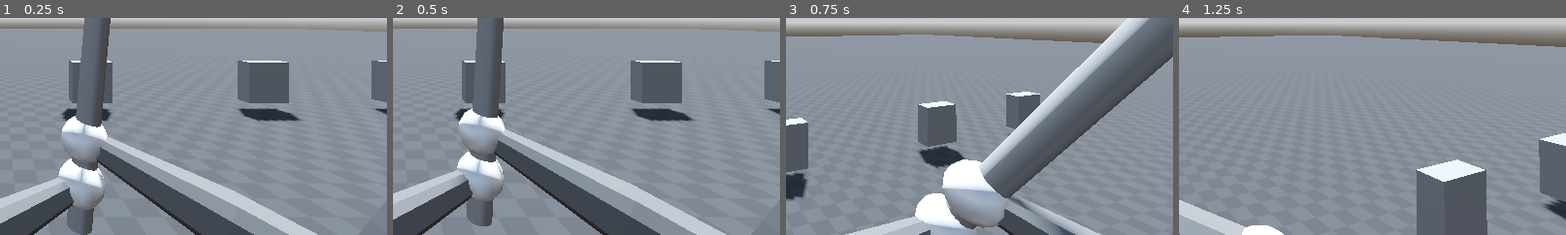
Above: before the commit, frames 1-4 (left to right).
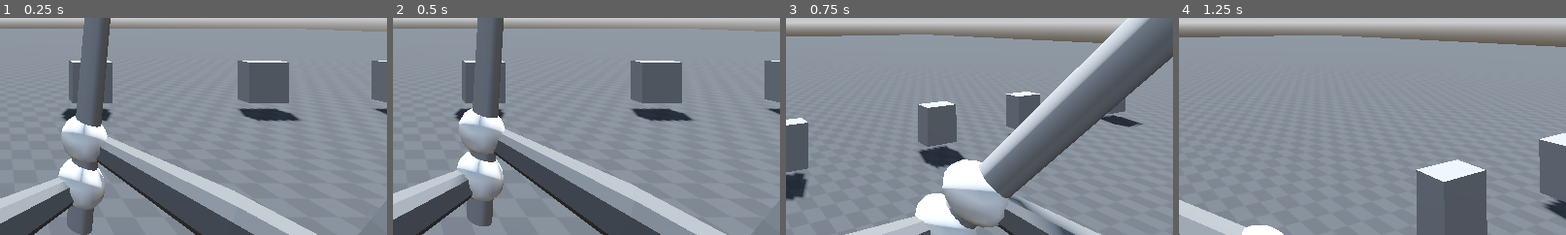
Above: after the commit, the same moments.

Repository: diegomel07/crewmate-simulator
Game: Godot game, scene res://scenes/first_person_demo.tscn
Two runs of this game, one before a commit and one after it. Both use one fixed random seed, a clock stepped at 60 frames per second and the inputs below. The project has no main scene, so this scene is started directly.
Inputs (mouse positions are % of the whole screen's width and height, from its top left):
- Up to frame 1 (0.25 s): no input
- Up to frame 2 (0.5 s): no input
- Up to frame 3 (0.75 s): tap Enter (ui_accept) at 0.5 s; move the mouse to (55, 50) at 0.52 s; hold W (move_forward) from 0.53 s (still down); tap E (interact) at 0.6 s; click (55, 50) at 0.67 s
- Up to frame 4 (1.25 s): keep holding W (move_forward); tap Enter (ui_accept) at 0.77 s
The pictures show only the part of the screen within x 50-100%, y 50-100%; the shares and areas given below are measured in that part.

Frames 1-2 are identical in both runs. In frame 3, 0.5% of the frame differs, in the area x 81-93%, y 37-51%; in frame 4, nothing differs.

Commit message:
memory minigame

Diff:
--- a/autoload/MinigameManager.gd
+++ b/autoload/MinigameManager.gd
@@ -13,6 +13,7 @@
 	"swipe_card":      preload("res://scenes/minigames/swipeCard/SwipeCardMinigame.tscn"),
 	"clear_asteroids": preload("res://scenes/minigames/clearAsteroid/ClearAsteroidsMinigame.tscn"),
 	"align_engine":    preload("res://scenes/minigames/alignLine/AlignLineMinigame.tscn"),
+	"memory":          preload("res://scenes/minigames/memory/MemoryMinigame.tscn")
 }
 
 var canvas_layer: CanvasLayer
--- a/scenes/first_person_demo.tscn
+++ b/scenes/first_person_demo.tscn
@@ -419,6 +419,10 @@
 transform = Transform3D(1, 0, 0, 0, 1, 0, 0, 0, 1, 8.483618, -0.055623412, -6.540879)
 task_id = "align_engine"
 
+[node name="TaskStation5" parent="." unique_id=1880788806 instance=ExtResource("3_mt36p")]
+transform = Transform3D(1, 0, 0, 0, 1, 0, 0, 0, 1, 11.924732, -0.055623412, -6.540879)
+task_id = "memory"
+
 [node name="AutomaticSlidingDoor" parent="." unique_id=1606330643 instance=ExtResource("4_81fyy")]
 
 [node name="MinimapLayer" parent="." unique_id=1355307307 instance=ExtResource("5_4nkb8")]
--- /dev/null
+++ b/scenes/minigames/memory/GridButton.gd
@@ -0,0 +1,53 @@
+# res://scenes/minigames/memory/GridButton.gd
+class_name GridButton
+extends Control
+
+signal button_pressed(index: int)
+
+@export var index: int = 0
+@export var interactive: bool = true   # false = solo visual, usado en DisplayGrid
+@export var idle_color: Color = Color(0.8, 0.8, 0.82)
+@export var highlight_color: Color = Color(0.25, 0.55, 0.95)
+
+@onready var art: Node = $ButtonArt   # TODO: tu arte acá (ColorRect / Sprite2D / TextureRect)
+
+var is_locked: bool = false   # true mientras se reproduce la secuencia (no se puede clickear)
+
+
+func _ready() -> void:
+	set_anchors_preset(Control.PRESET_TOP_LEFT)
+	custom_minimum_size = Vector2(70, 70)
+	size = custom_minimum_size
+
+	# si no es interactivo (mini-grilla de la pantalla), no bloqueamos clicks
+	# de nada porque no hace falta que reciba input
+	mouse_filter = Control.MOUSE_FILTER_STOP if interactive else Control.MOUSE_FILTER_IGNORE
+
+	if art is Control:
+		art.mouse_filter = Control.MOUSE_FILTER_IGNORE
+		art.set_anchors_preset(Control.PRESET_FULL_RECT)
+
+	set_highlighted(false)
+
+
+func set_highlighted(value: bool) -> void:
+	var color: Color = highlight_color if value else idle_color
+	if art is ColorRect:
+		art.color = color
+	elif art is CanvasItem:
+		art.modulate = color
+
+
+func flash(duration: float) -> void:
+	set_highlighted(true)
+	await get_tree().create_timer(duration, true, false, true).timeout   # timer que respeta pause
+	set_highlighted(false)
+
+
+func _gui_input(event: InputEvent) -> void:
+	if not interactive or is_locked:
+		return
+	if event is InputEventMouseButton:
+		var mb := event as InputEventMouseButton
+		if mb.pressed and mb.button_index == MOUSE_BUTTON_LEFT:
+			button_pressed.emit(index)
--- /dev/null
+++ b/scenes/minigames/memory/GridButton.tscn
@@ -0,0 +1,22 @@
+[gd_scene format=3 uid="uid://dnraklqinnxxs"]
+
+[ext_resource type="Script" uid="uid://uf21d8ke4as1" path="res://scenes/minigames/memory/GridButton.gd" id="1_rwibx"]
+
+[node name="GridButton" type="Control" unique_id=1846986431]
+layout_mode = 3
+anchor_right = 0.041
+anchor_bottom = 0.07300001
+offset_right = -0.23200226
+offset_bottom = -0.30400467
+grow_horizontal = 2
+grow_vertical = 2
+script = ExtResource("1_rwibx")
+
+[node name="ButtonArt" type="ColorRect" parent="." unique_id=1624719073]
+layout_mode = 1
+anchors_preset = 15
+anchor_right = 1.0
+anchor_bottom = 1.0
+grow_horizontal = 2
+grow_vertical = 2
+color = Color(0.46229059, 0.46229059, 0.46229059, 1)
--- /dev/null
+++ b/scenes/minigames/memory/LightIndicator.gd
@@ -0,0 +1,29 @@
+# res://scenes/minigames/memory/LightIndicator.gd
+class_name LightIndicator
+extends Control
+
+@export var off_color: Color = Color(0.35, 0.35, 0.35)
+@export var on_color: Color = Color(0.2, 0.9, 0.3)
+
+@onready var art: Node = $LightArt   # TODO: puede ser ColorRect o Sprite2D
+
+
+func _ready() -> void:
+	size_flags_horizontal = Control.SIZE_SHRINK_CENTER   # <- esto es lo que faltaba
+	size_flags_vertical = Control.SIZE_SHRINK_CENTER     # <- y esto
+	set_anchors_preset(Control.PRESET_TOP_LEFT)
+	custom_minimum_size = Vector2(24, 24)
+	size = custom_minimum_size
+
+	if art is Control:
+		art.set_anchors_preset(Control.PRESET_FULL_RECT)
+		art.mouse_filter = Control.MOUSE_FILTER_IGNORE
+
+	set_on(false)
+
+func set_on(value: bool) -> void:
+	var color: Color = on_color if value else off_color
+	if art is ColorRect:
+		art.color = color
+	elif art is CanvasItem:
+		art.modulate = color
--- /dev/null
+++ b/scenes/minigames/memory/LightIndicator.tscn
@@ -0,0 +1,20 @@
+[gd_scene format=3 uid="uid://bvrcqqp71eimh"]
+
+[ext_resource type="Script" uid="uid://dd7ji31gl7b3j" path="res://scenes/minigames/memory/LightIndicator.gd" id="1_s6qr3"]
+
+[node name="LightIndicator" type="Control" unique_id=405814387]
+layout_mode = 3
+anchor_right = 0.037
+anchor_bottom = 0.068
+offset_right = 0.37599945
+offset_bottom = -0.06400299
+script = ExtResource("1_s6qr3")
+
+[node name="LightArt" type="ColorRect" parent="." unique_id=1144159588]
+layout_mode = 1
+anchors_preset = 15
+anchor_right = 1.0
+anchor_bottom = 1.0
+grow_horizontal = 2
+grow_vertical = 2
+color = Color(1.405418e-05, 0.50955373, 0.8453198, 1)
--- /dev/null
+++ b/scenes/minigames/memory/MemoryMinigame.gd
@@ -0,0 +1,136 @@
+# res://scenes/minigames/memory/MemoryMinigame.gd
+class_name MemoryMinigame
+extends MinigameBase
+
+@export var grid_button_scene: PackedScene = preload("res://scenes/minigames/memory/GridButton.tscn")
+@export var light_scene: PackedScene = preload("res://scenes/minigames/memory/LightIndicator.tscn")
+
+@export var grid_columns: int = 3
+@export var grid_rows: int = 3
+@export var total_rounds: int = 3          # cuántos pasos tendrá la secuencia final
+@export var flash_duration: float = 0.5
+@export var pause_between_flashes: float = 0.25
+@export var reset_round_on_fail: bool = true   # false = fail() directo del minijuego entero
+
+@onready var progress_lights_container: HBoxContainer = $LeftPanel/ProgressLights
+@onready var display_grid: GridContainer = $LeftPanel/DisplayScreen/DisplayGrid
+@onready var button_grid: GridContainer = $RightPanel/ButtonGrid
+@onready var feedback_label: Label = $FeedbackLabel
+
+var display_cells: Array[GridButton] = []   # solo visuales, en la pantalla negra
+var buttons: Array[GridButton] = []          # los reales, clickeables, a la derecha
+var lights: Array[LightIndicator] = []
+
+var sequence: Array[int] = []
+var current_round: int = 1          # ronda actual (empieza en 1)
+var player_progress: int = 0        # cuántos pasos de la secuencia actual ya acertó
+var is_showing_sequence: bool = false
+
+
+func _on_minigame_ready() -> void:
+	display_grid.columns = grid_columns
+	button_grid.columns = grid_columns
+
+	_spawn_display_cells()
+	_spawn_buttons()
+	_spawn_lights()
+	_generate_full_sequence()
+	call_deferred("_play_current_round")
+
+
+func _spawn_display_cells() -> void:
+	var total: int = grid_columns * grid_rows
+	for i in total:
+		var cell: GridButton = grid_button_scene.instantiate()
+		display_grid.add_child(cell)
+		cell.index = i
+		cell.interactive = false   # solo se ve, nunca recibe clicks
+		display_cells.append(cell)
+
+
+func _spawn_buttons() -> void:
+	var total: int = grid_columns * grid_rows
+	for i in total:
+		var btn: GridButton = grid_button_scene.instantiate()
+		button_grid.add_child(btn)
+		btn.index = i
+		btn.interactive = true
+		btn.button_pressed.connect(_on_button_pressed)
+		buttons.append(btn)
+
+
+func _spawn_lights() -> void:
+	for i in total_rounds:
+		var light: LightIndicator = light_scene.instantiate()
+		progress_lights_container.add_child(light)
+		lights.append(light)
+
+
+func _generate_full_sequence() -> void:
+	sequence.clear()
+	var total: int = grid_columns * grid_rows
+	for i in total_rounds:
+		sequence.append(randi() % total)
+
+
+func _play_current_round() -> void:
+	is_showing_sequence = true
+	player_progress = 0
+	_set_buttons_locked(true)
+	feedback_label.text = "Mirá con atención..."
+
+	for step in current_round:
+		await get_tree().create_timer(pause_between_flashes, true).timeout
+		var cell_index: int = sequence[step]
+		await display_cells[cell_index].flash(flash_duration)   # <- ahora flashea en la IZQUIERDA
+
+	is_showing_sequence = false
+	_set_buttons_locked(false)
+	feedback_label.text = "Ahora repetí la secuencia"
+
+
+func _set_buttons_locked(locked: bool) -> void:
+	for btn in buttons:
+		btn.is_locked = locked
+
+
+func _on_button_pressed(index: int) -> void:
+	if is_showing_sequence:
+		return
+
+	buttons[index].flash(0.2)   # feedback visual rápido del click, no bloqueante
+
+	var expected_index: int = sequence[player_progress]
+
+	if index != expected_index:
+		_on_wrong_input()
+		return
+
+	player_progress += 1
+
+	if player_progress >= current_round:
+		_on_round_completed()
+
+
+func _on_wrong_input() -> void:
+	feedback_label.text = "¡Fallaste!"
+
+	if reset_round_on_fail:
+		await get_tree().create_timer(0.8, true).timeout
+		_play_current_round()   # repite la misma ronda desde el principio
+	else:
+		fail()
+
+
+func _on_round_completed() -> void:
+	lights[current_round - 1].set_on(true)
+	feedback_label.text = "¡Correcto!"
+
+	if current_round >= total_rounds:
+		await get_tree().create_timer(0.5, true).timeout
+		complete()
+		return
+
+	current_round += 1
+	await get_tree().create_timer(0.8, true).timeout
+	_play_current_round()
--- /dev/null
+++ b/scenes/minigames/memory/MemoryMinigame.tscn
@@ -0,0 +1,99 @@
+[gd_scene format=3 uid="uid://eg3v66f2gdnh"]
+
+[ext_resource type="Script" uid="uid://7kdt74cm00jt" path="res://scenes/minigames/memory/MemoryMinigame.gd" id="1_cc72k"]
+
+[node name="MemoryMinigame" type="Control" unique_id=2103962861]
+layout_mode = 3
+anchors_preset = 15
+anchor_right = 1.0
+anchor_bottom = 1.0
+grow_horizontal = 2
+grow_vertical = 2
+script = ExtResource("1_cc72k")
+
+[node name="Background" type="ColorRect" parent="." unique_id=1097140173]
+visible = false
+layout_mode = 1
+anchors_preset = 15
+anchor_right = 1.0
+anchor_bottom = 1.0
+grow_horizontal = 2
+grow_vertical = 2
+
+[node name="InstructionLabel" type="Label" parent="." unique_id=761310487]
+layout_mode = 0
+offset_right = 40.0
+offset_bottom = 23.0
+
+[node name="LeftPanel" type="Control" parent="." unique_id=1174851689]
+layout_mode = 1
+anchor_right = 0.432
+anchor_bottom = 1.0
+offset_right = 0.33599854
+grow_vertical = 2
+
+[node name="LeftPanelArt" type="ColorRect" parent="LeftPanel" unique_id=281249752]
+layout_mode = 1
+anchors_preset = 15
+anchor_right = 1.0
+anchor_bottom = 1.0
+grow_horizontal = 2
+grow_vertical = 2
+
+[node name="ProgressLights" type="HBoxContainer" parent="LeftPanel" unique_id=1187953564]
+layout_mode = 1
+anchors_preset = -1
+anchor_right = 0.998
+anchor_bottom = 0.20500001
+offset_right = -0.0039978027
+offset_bottom = 0.1599884
+
+[node name="DisplayScreen" type="Control" parent="LeftPanel" unique_id=794347582]
+layout_mode = 1
+anchor_left = 0.010000001
+anchor_top = 0.326
+anchor_right = 0.98600006
+anchor_bottom = 0.989
+offset_left = 0.019999504
+offset_top = -0.2480011
+offset_right = -0.028015137
+offset_bottom = 0.12799072
+
+[node name="DisplayGrid" type="GridContainer" parent="LeftPanel/DisplayScreen" unique_id=2027753928]
+layout_mode = 0
+offset_right = 40.0
+offset_bottom = 40.0
+
+[node name="RightPanel" type="Control" parent="." unique_id=153158247]
+layout_mode = 1
+anchor_left = 0.595
+anchor_right = 1.0
+anchor_bottom = 1.0
+offset_left = 0.5599365
+grow_horizontal = 0
+grow_vertical = 2
+
+[node name="RightPanelArt" type="ColorRect" parent="RightPanel" unique_id=1134807911]
+layout_mode = 1
+anchors_preset = 15
+anchor_right = 1.0
+anchor_bottom = 1.0
+grow_horizontal = 2
+grow_vertical = 2
+
+[node name="ButtonGrid" type="GridContainer" parent="RightPanel" unique_id=1282207926]
+layout_mode = 1
+anchors_preset = -1
+anchor_left = 0.024
+anchor_top = 0.40600002
+anchor_right = 0.9760001
+anchor_bottom = 0.97200006
+offset_left = -0.18400002
+offset_top = -0.088012695
+offset_right = 0.18395996
+offset_bottom = 0.14398193
+
+[node name="FeedbackLabel" type="Label" parent="." unique_id=188464142]
+layout_mode = 0
+offset_right = 40.0
+offset_bottom = 23.0
Not shown, added: scenes/minigames/memory/GridButton.gd.uid
Not shown, added: scenes/minigames/memory/LightIndicator.gd.uid
Not shown, added: scenes/minigames/memory/MemoryMinigame.gd.uid
